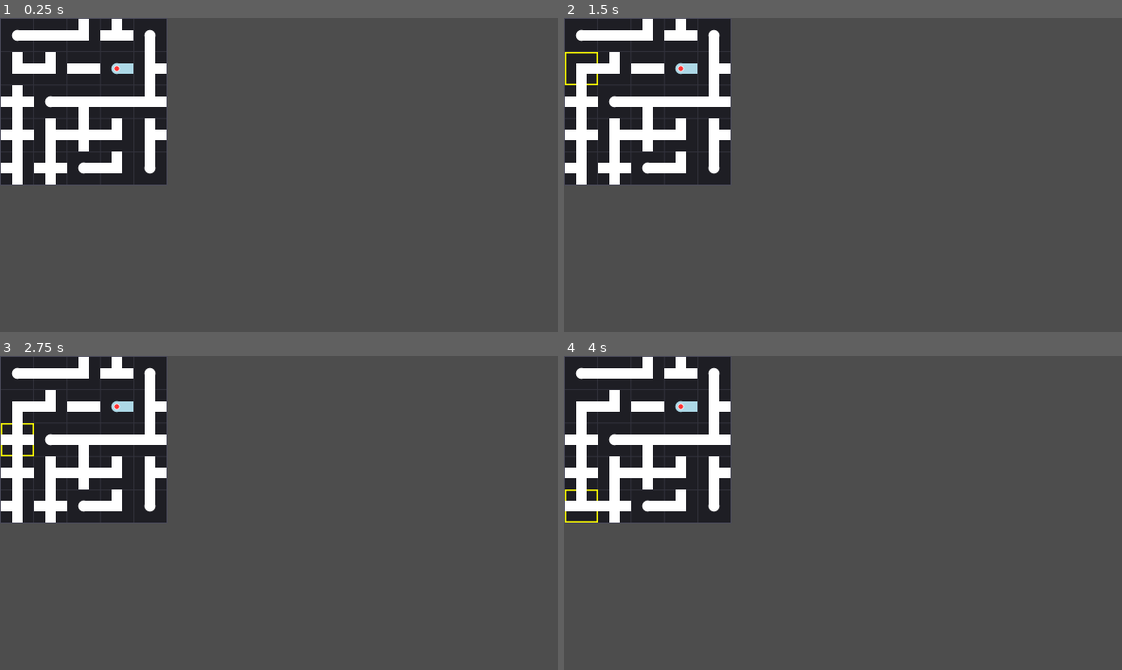
Above: before the commit, frames 1-4 (two rows, left to right).
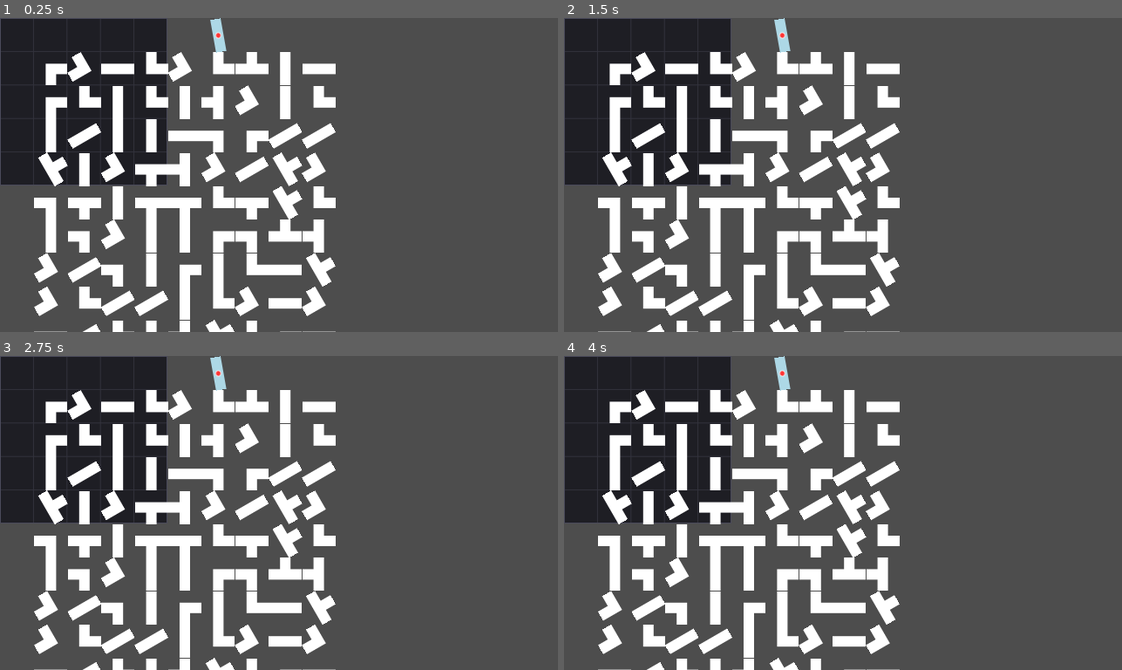
Above: after the commit, the same moments.

Repository: RedBlueCarrots/GMTK-2026
Game: Godot game, scene res://Scenes/pipe_minigame.tscn
Same seed, same stepped clock (60 frames per second), same inputs: the game is played once before the commit and once after it. This scene is started directly instead of the project's main scene.
Inputs (mouse positions are in pixels of both pictures, inside the frame that each line leads up to):
- Up to frame 1 (0.25 s): no input
- Up to frame 2 (1.5 s): tap Enter at 0.5 s; move the mouse to (580, 36) at 0.52 s; click (580, 36) at 0.67 s; tap Space at 1.25 s; move the mouse to (580, 68) at 1.27 s; click (580, 68) at 1.42 s
- Up to frame 3 (2.75 s): tap Enter at 2 s; move the mouse to (16, 440) at 2.02 s; click (16, 440) at 2.17 s
- Up to frame 4 (4 s): tap Space at 2.75 s; move the mouse to (580, 472) at 2.77 s; click (580, 472) at 2.92 s; tap Enter at 3.5 s; move the mouse to (580, 506) at 3.52 s; click (580, 506) at 3.67 s

The runs differ from the first frame. In frame 1, 19% of the frame differs, in the area x 0-61%, y 0-100%; in frame 2, 19%; in frame 3, 19%; in frame 4, 19%.
Error after the commit: Invalid call. Nonexistent function 'has_connection' in base 'Nil'. (res://Scenes/pipe_minigame.gd:85)

Commit message:
base new pipe minigame

Diff:
--- /dev/null
+++ b/Scenes/pipe_minigame.gd
@@ -0,0 +1,222 @@
+extends Minigame
+
+# Constants
+const DIRECTIONS: Array[Vector2i] = [Vector2i.UP, Vector2.RIGHT, Vector2.DOWN, Vector2.LEFT]
+const PIPE_PIECE_SCENE: PackedScene = preload("res://Scenes/pipe_piece.tscn")
+const board_size: Vector2i = Vector2i(11, 11) # also includes cell for source and sink
+var board_range: Array = range(1, board_size.x-1)
+
+# exports and onready
+@export var t_juction_spawn_rate: float = 0.25
+
+@onready var board: Node2D = $Board
+
+# configs
+var cell_size: float = 38.4
+var source_position: Vector2i = Vector2i(ceil((board_size.x as float)/2), 0)
+var source_direction: Vector2i = Vector2i.RIGHT
+var sink_position: Vector2i = Vector2i(ceil((board_size.x as float)/2), board_size.y-1)
+var sink_direction: Vector2i = Vector2i.LEFT
+
+# states
+var grid:Array = []
+
+# Called when the node enters the scene tree for the first time.
+func _ready() -> void:
+	generate_board()
+
+# generate board function
+'''
+1. reset board: clean board/grid, game_won false
+2. grid initialization: resize columns with nulls
+3. random_walk path generation
+4. instantiate pipes: also set positions, cell to pixel
+5. randomize pipe rotation with no connection on first pipe
+6. first pipe disconnection
+7. update flow
+'''
+func generate_board() -> void:
+	grid.clear()
+
+	for row in range(board_size.x):
+		var column: Array = []
+		column.resize(board_size.y)
+		column.fill(null)
+		grid.append(column)
+
+	var path: Array[Vector2i] = _random_walk(source_position, sink_position)
+
+	for x in board_range:
+		for y in board_range:
+			var cell: Vector2i = Vector2i(x,y)
+			var piece: PipePiece = PIPE_PIECE_SCENE.instantiate()
+			board.add_child(piece)
+			piece.position = _cell_to_pixel(cell)
+			piece.piece_rotated.connect(_update_flow)
+			piece.type = PipePiece.PipeType.CONNECTOR
+			if cell in path:
+				piece.shape = _generate_shape(true, _is_straight(cell, path))
+			else:
+				piece.shape = _generate_shape()
+			piece.rotation_degrees = [0, 90, 180, 240].pick_random()
+			piece.setup_pipe()
+
+	var source_piece: PipePiece = PIPE_PIECE_SCENE.instantiate()
+	board.add_child(source_piece)
+	source_piece.position = _cell_to_pixel(source_position)
+	source_piece.type = PipePiece.PipeType.SOURCE
+	source_piece.shape = PipePiece.PipeShape.END
+	source_piece.rotation = _end_direction_to_degrees(source_direction)
+
+	var sink_piece: PipePiece = PIPE_PIECE_SCENE.instantiate()
+	board.add_child(sink_piece)
+	sink_piece.position = _cell_to_pixel(sink_position)
+	sink_piece.type = PipePiece.PipeType.SINK
+	sink_piece.shape = PipePiece.PipeShape.END
+	sink_piece.rotation = _end_direction_to_degrees(source_direction)
+
+	for dir: Vector2i in DIRECTIONS:
+		if source_piece.has_connection(Vector2(dir.x, dir.y)):
+			var first_step: Vector2i = source_position + dir
+			if _in_bounds(first_step):
+				var first_piece: PipePiece = grid[first_step.x][first_step.y]
+				var reciprocal: Vector2 = Vector2(-dir.x, -dir.y)
+				for i in range(4):
+					if not first_piece.has_connection(reciprocal):
+						break
+					first_piece.rotation_degrees += 90
+					first_piece.update_connections()
+
+	_update_flow()
+
+
+# Random walk (technically randomized DFS)
+'''
+input source, sink
+output path (includes source and sink)
+dfs but with random next child
+'''
+func _random_walk(source: Vector2i, sink: Vector2i) -> Array[Vector2i]:
+	var stack: Array[Vector2i] = [source]
+	var visited: Dictionary = {}
+	var path: Array[Vector2i] = []
+
+	while stack:
+		var current: Vector2i = stack.pop_back()
+		var shuffled_dirs: Array[Vector2i] = DIRECTIONS.duplicate()
+		shuffled_dirs.shuffle()
+
+		for direction in shuffled_dirs:
+			var next: Vector2i = current + direction
+			if _in_bounds(next) and next not in visited:
+				stack.append(next)
+				visited[next] = true
+
+			elif next == sink:
+				stack.append(next)
+				break
+
+		path.append(current)
+
+		if current == sink:
+			return path
+
+	return []
+
+
+func _in_bounds(coor: Vector2i) -> bool:
+	return 1 <= coor.x and coor.x < board_size.x-1 and 1 <= coor.y and coor.y < board_size.y-1
+
+
+func _cell_to_pixel(cell: Vector2i) -> Vector2:
+	return Vector2(cell.x * cell_size, cell.y * cell_size)
+
+
+func _generate_shape(connection: bool = false, straight: bool = true) -> PipePiece.PipeShape:
+	var rng = RandomNumberGenerator.new()
+	if connection:
+		var rolled_index: int = rng.rand_weighted(PackedFloat32Array([1-t_juction_spawn_rate, t_juction_spawn_rate]))
+		if straight:
+			return [PipePiece.PipeShape.STRAIGHT, PipePiece.PipeShape.T_JUNCTION][rolled_index]
+		else:
+			return [PipePiece.PipeShape.BEND, PipePiece.PipeShape.T_JUNCTION][rolled_index]
+	else:
+		var rolled_index: int = rng.rand_weighted(PackedFloat32Array([1-t_juction_spawn_rate/2, 1-t_juction_spawn_rate/2, t_juction_spawn_rate]))
+		return [PipePiece.PipeShape.STRAIGHT, PipePiece.PipeShape.BEND, PipePiece.PipeShape.T_JUNCTION][rolled_index]
+
+
+func _is_straight(cell: Vector2i, path: Array) -> bool:
+	var idx = path.find(cell)
+
+	if idx == -1: return false
+
+	return path[idx-1].x == path[idx+1].x or path[idx-1].y == path[idx+1].y
+
+
+# End shaped base direction points down
+func _end_direction_to_degrees(dir: Vector2i) -> float:
+	match dir:
+		Vector2i.DOWN:
+			return 0.0
+		Vector2i.LEFT:
+			return 90.0
+		Vector2i.UP:
+			return 180.0
+		Vector2i.RIGHT:
+			return 270.0
+		_:
+			return 0.0
+
+
+# update flow
+'''
+bfs/dfs while updating connected
+if sink connected:
+	lock all rotation
+	game ends
+'''
+func _update_flow() -> void:
+	var source: PipePiece = grid[source_position.x][source_position.y]
+	var stack: Array = [source]
+	var visited: Dictionary = {}
+
+	while stack:
+		var current: PipePiece = stack.pop_back()
+		var cell: Vector2i = _pixel_to_cell(current.position)
+
+		for dir_int in DIRECTIONS:
+			var dir: Vector2 = Vector2(dir_int.x, dir_int.y)
+			if not current.has_connection(dir):
+				continue
+
+			var next_cell: Vector2i = cell + dir_int
+			if not _in_bounds(next_cell) or next_cell != sink_position:
+				continue
+
+			var next: PipePiece = grid[next_cell.x][next_cell.y]
+			if next in visited:
+				continue
+
+			var reciprocal: Vector2 = Vector2(-dir_int.x, -dir_int.y)
+			if next.has_connection(reciprocal):
+				stack.append(next)
+				visited[next_cell] = true
+
+	for x in board_range:
+		for y in board_range:
+			grid[x][y].connected = Vector2i(x, y) in visited
+
+	var sink = grid[sink_position.x][sink_position.y]
+
+	if sink.connected == true:
+		_lock_all_pipes()
+		finish()
+
+
+func _pixel_to_cell(pixel: Vector2) -> Vector2i:
+	return Vector2i(round(pixel.x / cell_size), round(pixel.y / cell_size))
+
+func _lock_all_pipes() -> void:
+	for x in board_range:
+		for y in board_range:
+			grid[x][y].rotateable = false
--- a/Scenes/pipe_minigame.tscn
+++ b/Scenes/pipe_minigame.tscn
@@ -1,11 +1,11 @@
 [gd_scene format=3 uid="uid://b8knkgioqs51c"]
 
-[ext_resource type="Script" uid="uid://ct85fc8fla5d4" path="res://Scripts/pipes_minigame.gd" id="1_l0n6x"]
+[ext_resource type="Script" uid="uid://bxae58n5pthad" path="res://Scenes/pipe_minigame.gd" id="1_hkjiq"]
 [ext_resource type="Texture2D" uid="uid://cpnsfx634vogb" path="res://Assets/Art/pipe_minigame-bg.svg" id="2_fdmy0"]
 [ext_resource type="PackedScene" uid="uid://cbkyray7c10o" path="res://Scenes/minigame_outline.tscn" id="2_hkjiq"]
 
 [node name="PipeMinigame" type="Node2D" unique_id=501969369]
-script = ExtResource("1_l0n6x")
+script = ExtResource("1_hkjiq")
 
 [node name="BackgroundSprite" type="Sprite2D" parent="." unique_id=1046249181]
 texture = ExtResource("2_fdmy0")
Not shown, added: Scenes/pipe_minigame.gd.uid
